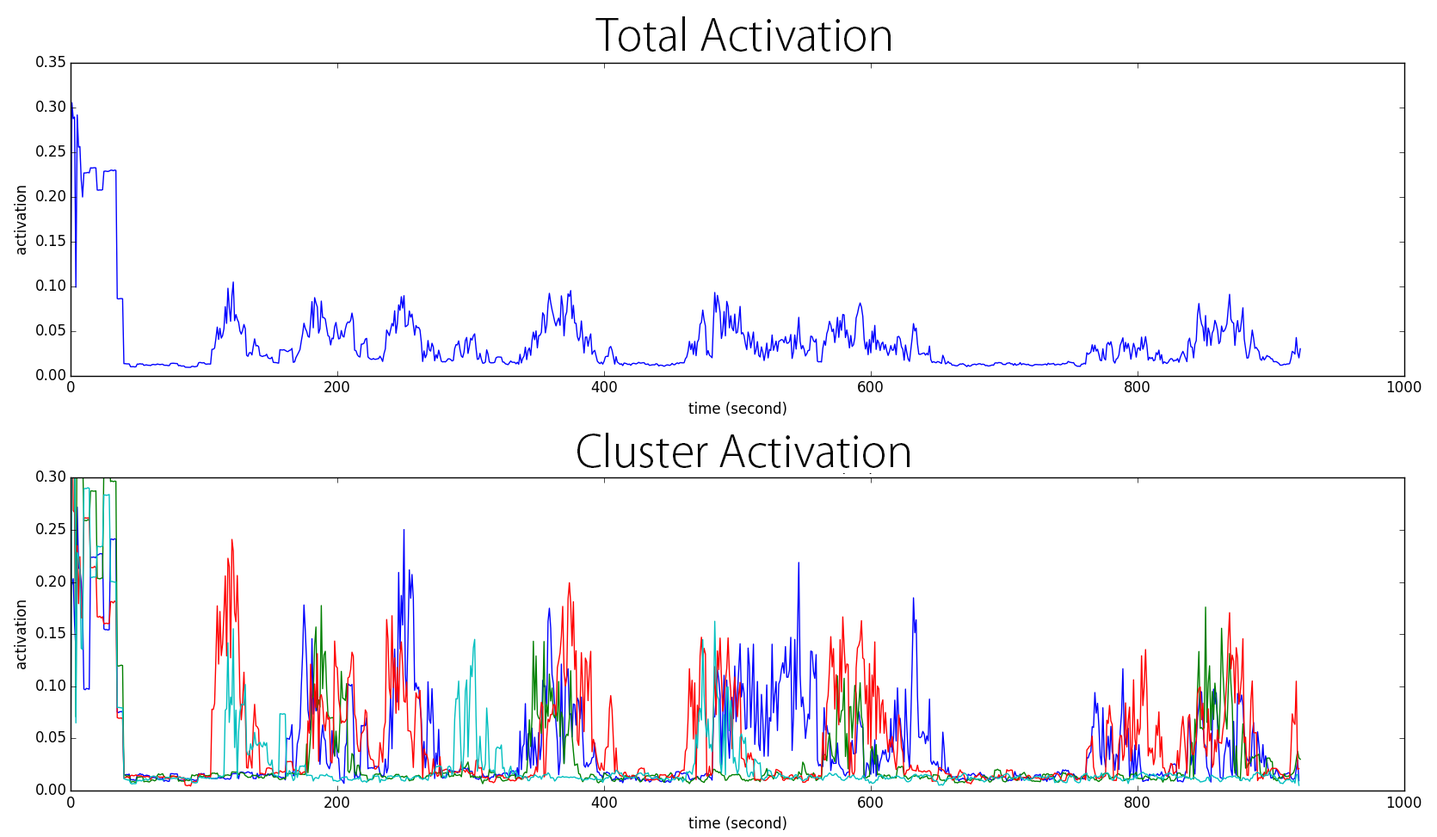
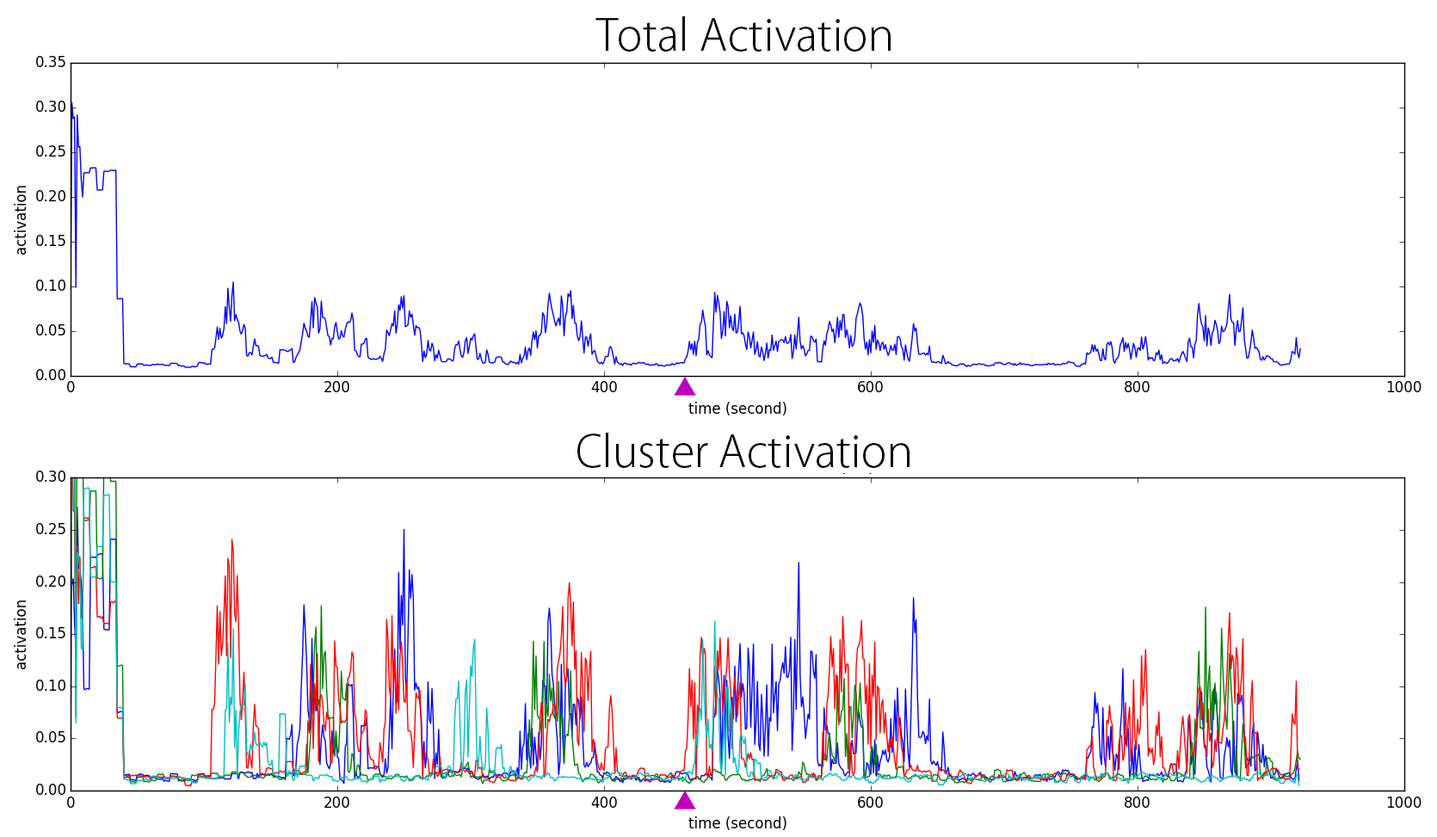
Layers edited between the first and the second 1437×837 image:
added layer "triangle copy 2" above "triangle copy" over left=673, top=376, right=697, bottom=396
added layer "triangle copy" above "Cluster Activation copy 2" over left=673, top=790, right=697, bottom=810
